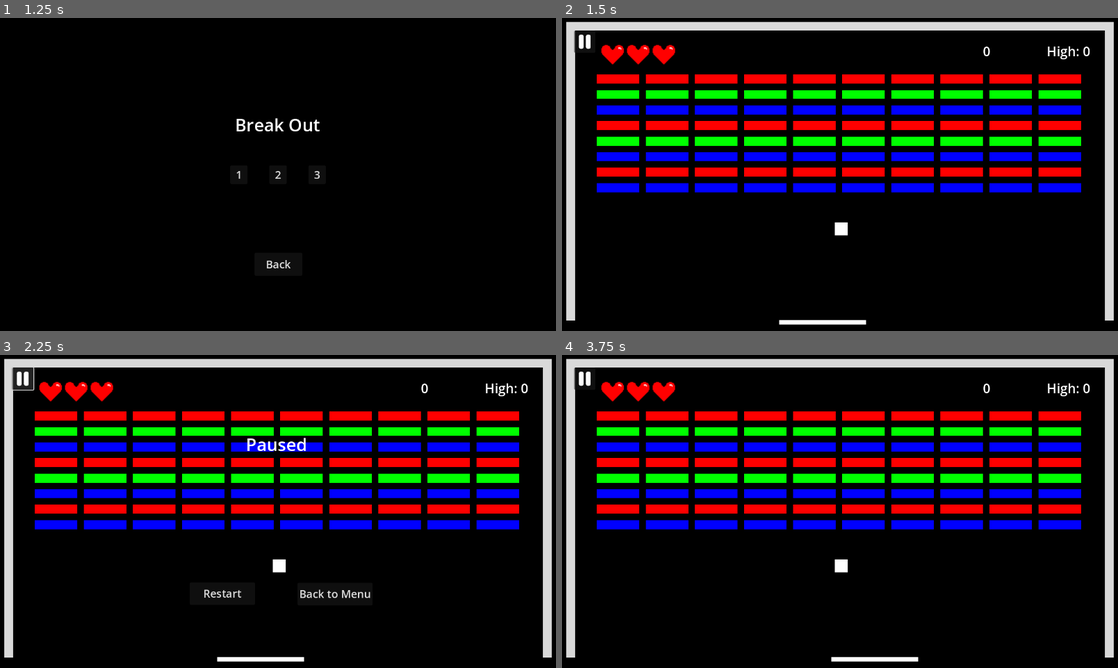
Above: before the commit, frames 1-4 (two rows, left to right).
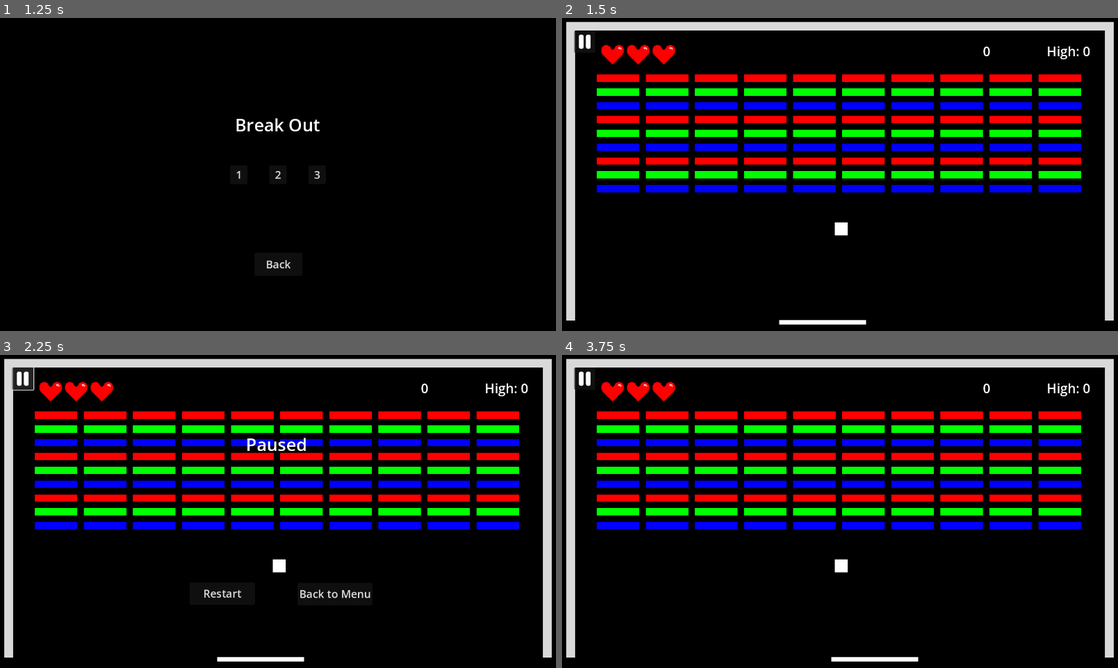
Above: after the commit, the same moments.

Repository: aaronchn99/Breakout
Game: Godot game, scene res://Main.tscn
Same seed, same stepped clock (60 frames per second), same inputs: the game is played once before the commit and once after it.
Inputs (mouse positions are in pixels of both pictures, inside the frame that each line leads up to):
- Up to frame 1 (1.25 s): click "Play" at 0.5 s
- Up to frame 2 (1.5 s): click "1" at 1.25 s
- Up to frame 3 (2.25 s): click (22, 380) at 2 s
- Up to frame 4 (3.75 s): click "Restart" at 2.75 s; tap Enter at 3.5 s; hold Right (ui_right) from 3.53 s (still down)

Frame 1 is identical in both runs. In frame 2, 19% of the frame differs, in the area x 6-94%, y 20-54%; in frame 3, 19%; in frame 4, 19%.

Commit message:
Ref(Level):Reformat brick data from array to objects

Diff:
--- a/Scripts/Game.gd
+++ b/Scripts/Game.gd
@@ -17,12 +17,13 @@
 	var gap = brick_map.gap
 	var w = ($Bricks.size.x + gap) / brick_map.columns - gap
 	var h = ($Bricks.size.y + gap) / brick_map.rows - gap
-	for b in brick_map.bricks:
-		var repeat = 1 if len(b) < 4 else b[3]
+	for brick_data in brick_map.bricks:
+		var repeat = 1 if not 'repeat' in brick_data else brick_data.repeat
+		var b = brick_data.pos
 		for i in range(repeat):
 			var brick = brick_p.instantiate()
 			$Bricks.add_child(brick)
-			brick.set_color(Color(brick_map.colors[b[2]]))
+			brick.set_color(Color(brick_map.colors[brick_data.color]))
 			brick.set_size(w, h)
 			brick.position = Vector2((b[0]+i)*(w+gap)+w/2,b[1]*(h+gap)+h/2)
 
--- a/lvls.json
+++ b/lvls.json
@@ -1,6 +1,6 @@
 [
     {
-        "rows": 8,
+        "rows": 9,
         "columns": 10,
         "gap": 15,
         "colors": {
@@ -9,18 +9,19 @@
             "b": "#00f"
         },
         "bricks": [
-            [0,0,"r",10],
-            [0,1,"g",10],
-            [0,2,"b",10],
-            [0,3,"r",10],
-            [0,4,"g",10],
-            [0,5,"b",10],
-            [0,6,"r",10],
-            [0,7,"b",10]
+            { "pos": [0,0], "color": "r", "repeat": 10},
+            { "pos": [0,1], "color": "g", "repeat": 10},
+            { "pos": [0,2], "color": "b", "repeat": 10},
+            { "pos": [0,3], "color": "r", "repeat": 10},
+            { "pos": [0,4], "color": "g", "repeat": 10},
+            { "pos": [0,5], "color": "b", "repeat": 10},
+            { "pos": [0,6], "color": "r", "repeat": 10},
+            { "pos": [0,7], "color": "g", "repeat": 10},
+            { "pos": [0,8], "color": "b", "repeat": 10}
         ]
     },
     {
-        "rows": 8,
+        "rows": 9,
         "columns": 10,
         "gap": 15,
         "colors": {
@@ -29,18 +30,19 @@
             "b": "#00f"
         },
         "bricks": [
-            [0,0,"r",10],
-            [0,1,"g",10],
-            [0,2,"b",10],
-            [0,3,"r",10],
-            [0,4,"g",10],
-            [0,5,"b",10],
-            [0,6,"r",10],
-            [0,7,"g",10]
+            { "pos": [0,0], "color": "r", "repeat": 10},
+            { "pos": [0,1], "color": "r", "repeat": 10},
+            { "pos": [0,2], "color": "r", "repeat": 10},
+            { "pos": [0,3], "color": "r", "repeat": 10},
+            { "pos": [0,4], "color": "r", "repeat": 10},
+            { "pos": [0,5], "color": "r", "repeat": 10},
+            { "pos": [0,6], "color": "r", "repeat": 10},
+            { "pos": [0,7], "color": "r", "repeat": 10},
+            { "pos": [0,8], "color": "r", "repeat": 10}
         ]
     },
     {
-        "rows": 8,
+        "rows": 9,
         "columns": 10,
         "gap": 15,
         "colors": {
@@ -49,14 +51,15 @@
             "b": "#00f"
         },
         "bricks": [
-            [0,0,"r",10],
-            [0,1,"g",10],
-            [0,2,"b",10],
-            [0,3,"r",10],
-            [0,4,"g",10],
-            [0,5,"b",10],
-            [0,6,"r",10],
-            [0,7,"r",10]
+            { "pos": [0,0], "color": "r", "repeat": 10},
+            { "pos": [0,1], "color": "r", "repeat": 10},
+            { "pos": [0,2], "color": "r", "repeat": 10},
+            { "pos": [0,3], "color": "r", "repeat": 10},
+            { "pos": [0,4], "color": "r", "repeat": 10},
+            { "pos": [0,5], "color": "r", "repeat": 10},
+            { "pos": [0,6], "color": "r", "repeat": 10},
+            { "pos": [0,7], "color": "r", "repeat": 10},
+            { "pos": [0,8], "color": "r", "repeat": 10}
         ]
     }
 ]
